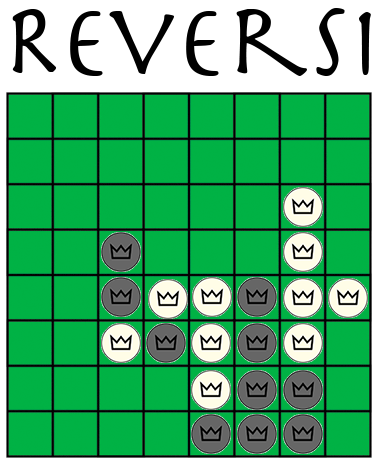
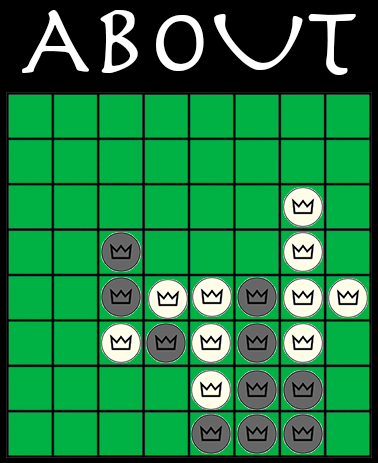
Layers edited between the first and the second 378 × 463 image:
added layer "About" above "Reversi" over [22, 10, 356, 75]
hid "Reversi", painted on it over [12, 8, 371, 76]
showed "Layer 1", painted on it over [0, 0, 378, 463]
